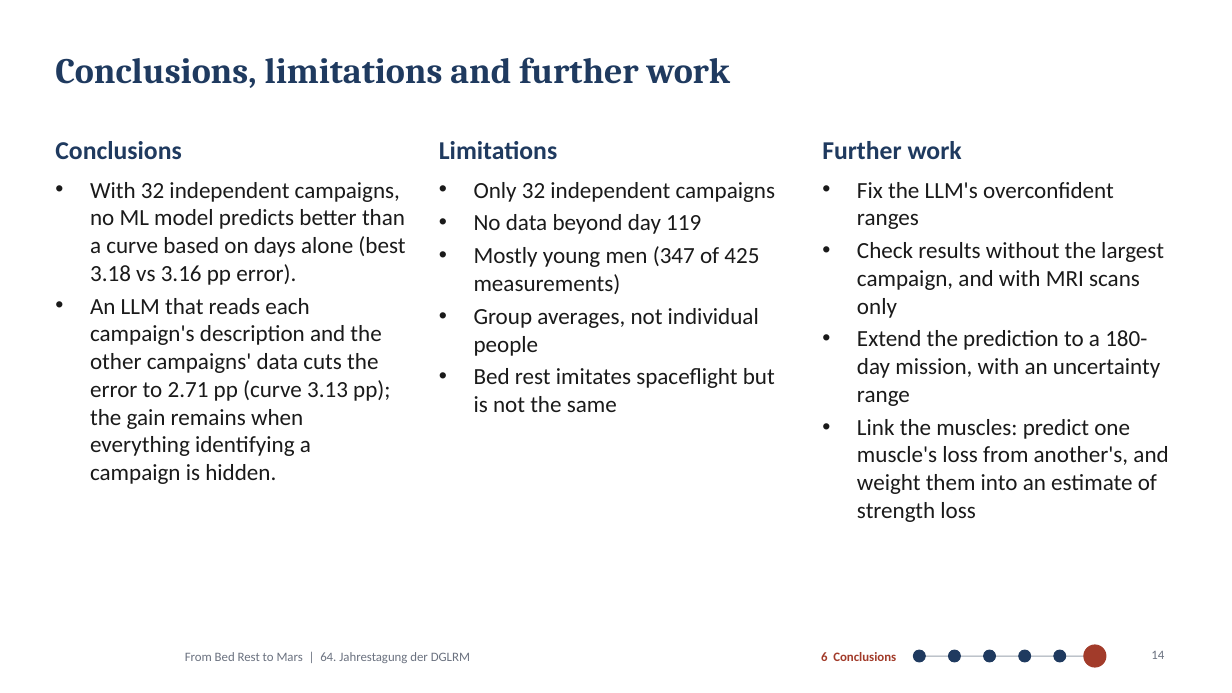
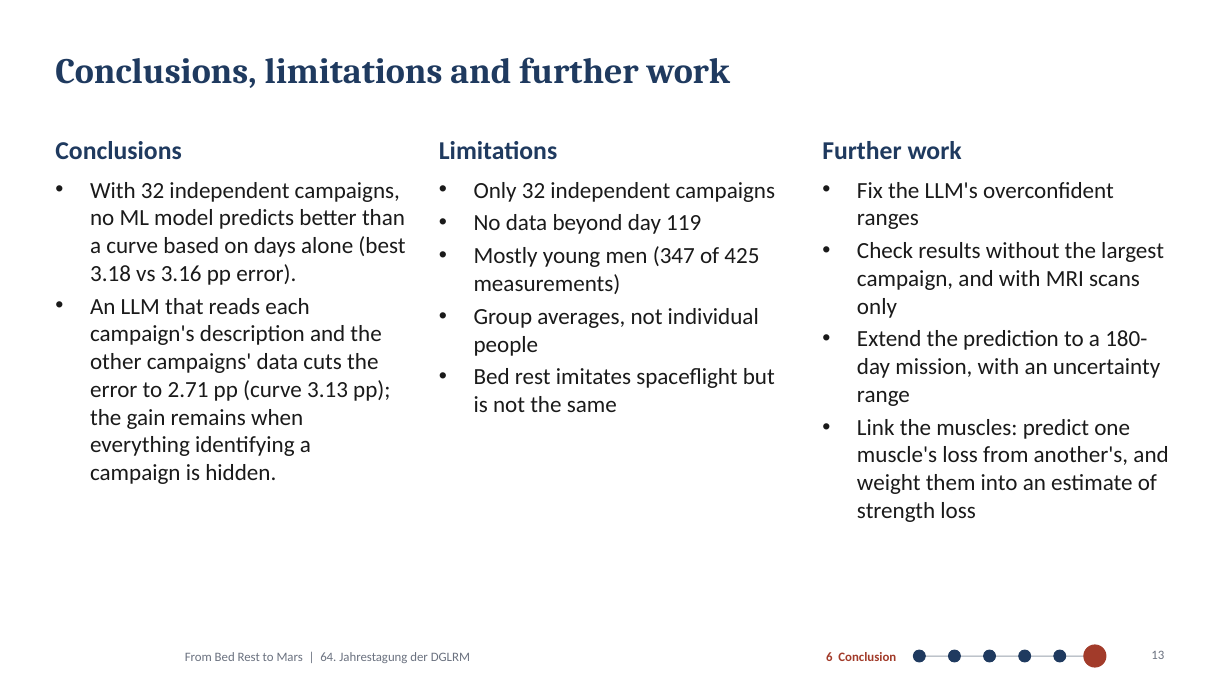
Before and after one commit to MiladBahariQaragoz/BedrestToMars, a slide deck: slide 13 of presentation/bed-rest-to-mars-talk.pptx (slide 14 before the commit). Drawn at 1232x693 pixels with LibreOffice and Linux fonts; fonts in the diff are those of the drawing; background and template pictures are left out. Boxes give left, top, right and bottom in pixels: in the first picture for what was removed or moved away, otherwise in the second. Text is boxed around its words. In the diff, an @@ line names an element or a change of style, - is before the commit and + after.

```diff
--- a/presentation/bed-rest-to-mars-talk.pptx
+++ b/presentation/bed-rest-to-mars-talk.pptx
@@ text at box(826, 652, 896, 661): text changed @@
-6 Conclusions
+6 Conclusion
@@ page number at box(1151, 650, 1164, 659): text changed @@
-14
+13
```
Also in this commit, not shown: 11 other slides changed, 1 slide removed, 4 other files.
